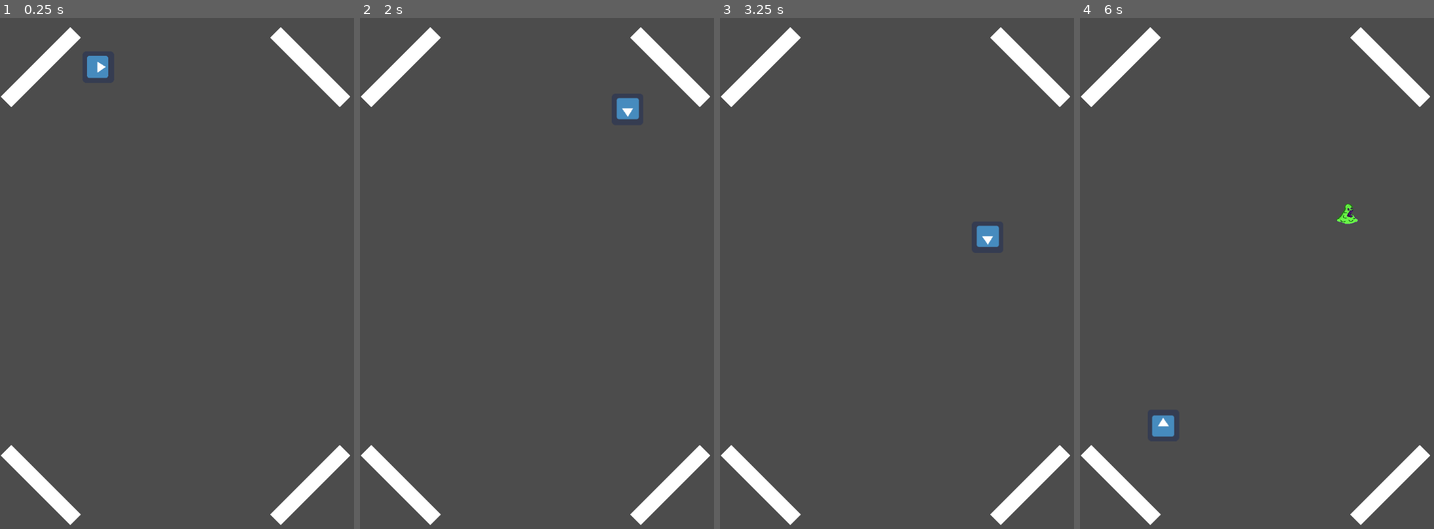
Above: before the commit, frames 1-4 (left to right).
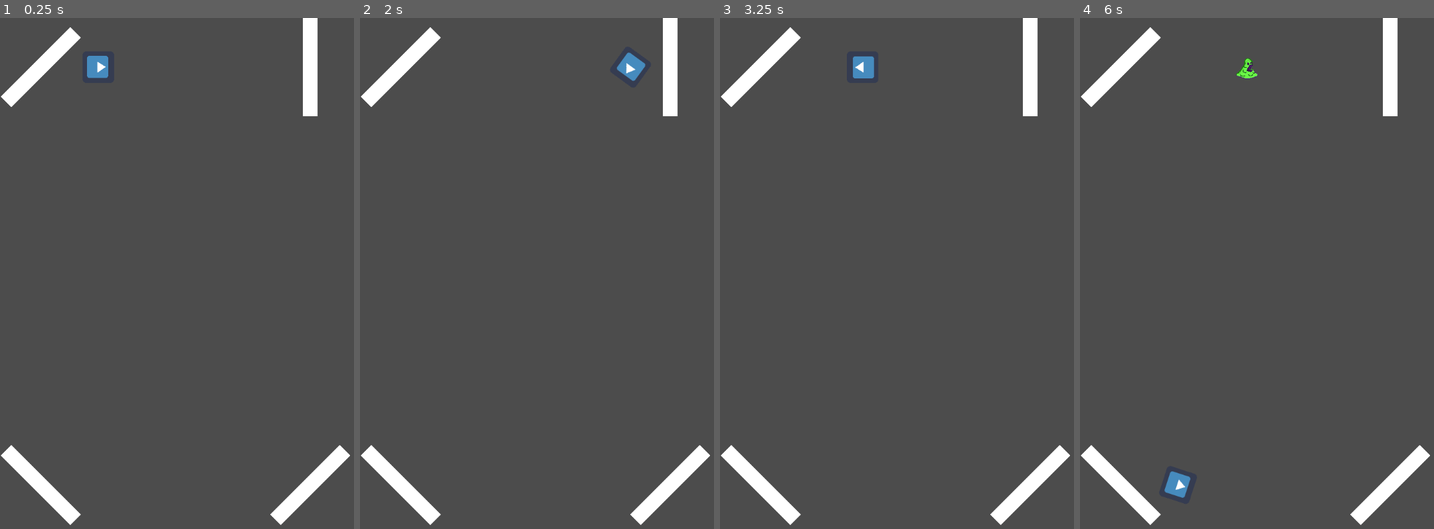
Above: after the commit, the same moments.

Repository: sangmin0212/A_Wind_Up_Toy_Roadrun
Game: Godot game, scene res://GameManager.tscn
Two runs of this game, one before a commit and one after it. Both use one fixed random seed, a clock stepped at 60 frames per second and the inputs below. This scene is started directly instead of the project's main scene. The engine's default icon, where the game draws it, is replaced by a stand-in: a white triangle on a blue panel in a dark square.
Inputs:
- Up to frame 1 (0.25 s): no input
- Up to frame 2 (2 s): tap Enter at 0.5 s; hold Up (ui_up) 0.53-1.28 s; hold Down (ui_down) from 1.28 s (still down)
- Up to frame 3 (3.25 s): release Down (ui_down) at 2.03 s; hold Up (ui_up) from 2.03 s (still down)
- Up to frame 4 (6 s): release Up (ui_up) at 3.53 s; hold Down (ui_down) 3.53-5.78 s; hold Up (ui_up) from 5.78 s (still down)

The runs differ from the first frame. In frame 1, 1.3% of the frame differs, in the area x 76-99%, y 0-20%; in frame 2, 1.8%; in frame 3, 1.8%; in frame 4, 2.1%, in the area x 20-99%, y 0-94%.
Error before the commit: Invalid get index 'collider' (on base: 'null instance'). (res://Player/PlayerManager.gd:70)

Commit message:
modify-180-degree-turn-bug

Diff:
--- a/GameManager.tscn
+++ b/GameManager.tscn
@@ -27,7 +27,7 @@
 
 [node name="wall2" parent="Wall" instance=ExtResource( 3 )]
 position = Vector2( 631, 100 )
-rotation = 0.785398
+rotation = 1.57079
 collision_layer = 2
 collision_mask = 5
 
--- a/Player/PlayerManager.gd
+++ b/Player/PlayerManager.gd
@@ -9,6 +9,8 @@
 var speed = 0
 var reflect_angle = 0
 var isturn = false
+var collisionTimer
+var canCollision = true
 var i = 0
 # Item
 var is_battery_work = true
@@ -21,6 +23,7 @@
 
 func _ready():
 	# set timer. After 10 second, player's speed will be decreased
+	collisionTimer = create_timer("collision_cooltime", 0.1)
 	batteryTimer = create_timer("battery_cooltime",10)
 	boosterTimer = create_timer("booster_cooltime", 5)
 
@@ -50,10 +53,13 @@
 
 	# if wind-up toy collide with wall, change move direction
 	# 추가 : reflect sound
-	if collision:
+	if collision and canCollision:
+		collisionTimer.start()
+		canCollision = false
 		var reflect = collision.remainder.bounce(collision.normal)
 		# calculate reflect_angle(using 2 vector). using rotate in _physics_process for rotate smootly
 		reflect_angle = velocity.angle_to(reflect)
+		print(reflect_angle)
 		# if reflect_angle is 3.14159...(180 degree) it didn't change well
 		isturn = true
 		# move base on bounce vector
@@ -67,15 +73,8 @@
 		if speed <= 0:
 			speed = 0
 
-	if collision.collider.get_collision_layer_bit(3):
-		battery()
-
-	if collision.collider.get_collision_layer_bit(4):
-		booster()
-
-	if collision.collider.get_collision_layer_bit(5):
-		gameManager.is_gameOver()
-
+func collision_cooltime():
+	canCollision = true
 
 # Item
 func battery():
